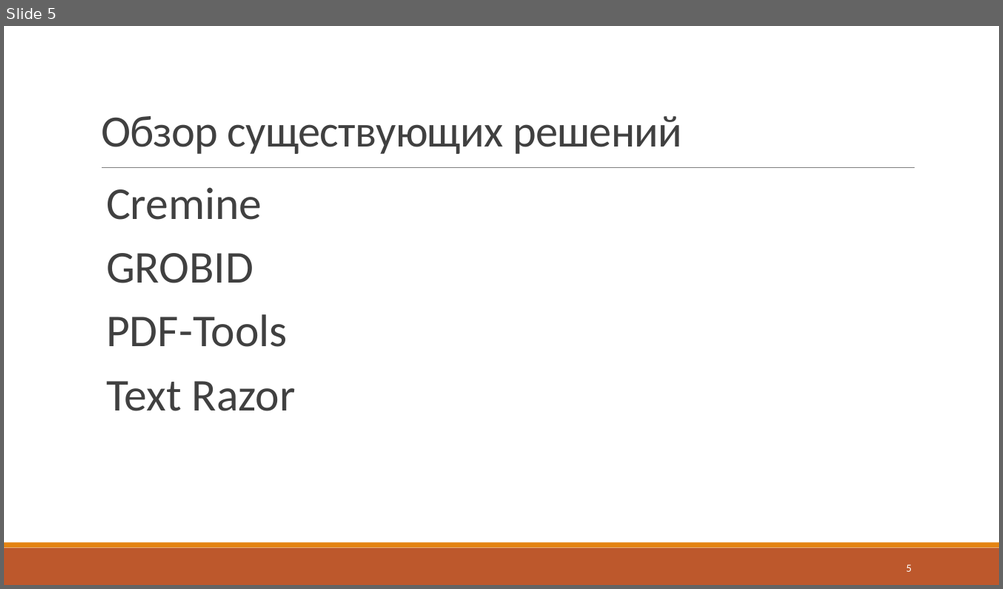
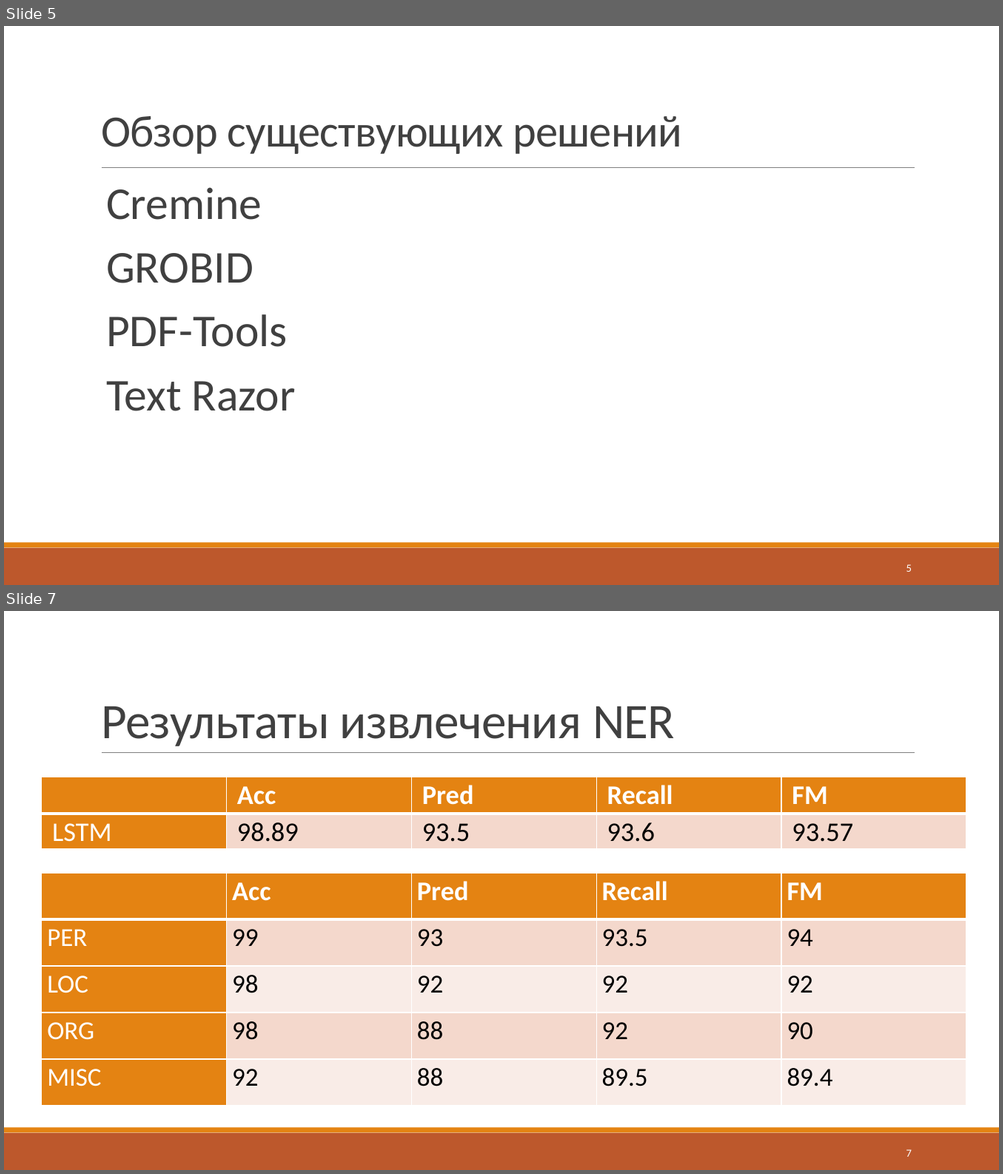
Before and after one commit to J-CITY/METADATA-EXTRACTOR, a slide deck: report.pptx. Shown one above the other, each under a label of ours: slide 5 before the commit, slides 5 and 7 after it; the slides between them are not shown. The pictures are 1003x589 and 1003x1174 pixels, drawn with LibreOffice and Linux fonts; fonts in the diff are those of the drawing. Boxes give left, top, right and bottom in pixels: in the first picture for what was removed or moved away, otherwise in the second. Text is boxed around its words. In the diff, an @@ line names an element or a change of style, - is before the commit and + after.

```diff
--- a/report.pptx
+++ b/report.pptx
@@ slide 7 added at (4,611,999,1170), background #FFFFFF; not listed: 3 template elements that a slide beside it also shows @@
@@ title added at (101,706,674,746), 48 pt, text #404040 @@
+Результаты извлечения NER
@@ table added at (41,777,967,849), 2 rows, 5 columns @@
+ | Acc | Pred | Recall | FM
+LSTM | 98.89 | 93.5 | 93.6 | 93.57
@@ table added at (41,873,967,1106), 5 rows, 5 columns @@
+ | Acc | Pred | Recall | FM
+PER | 99 | 93 | 93.5 | 94
+LOC | 98 | 92 | 92 | 92
+ORG | 98 | 88 | 92 | 90
+MISC | 92 | 88 | 89.5 | 89.4
@@ page number added at (906,1150,911,1157), 10.5 pt, text #FFFFFF @@
+7
```
Also in this commit, not shown: 1 other slide added, 1 other file.
